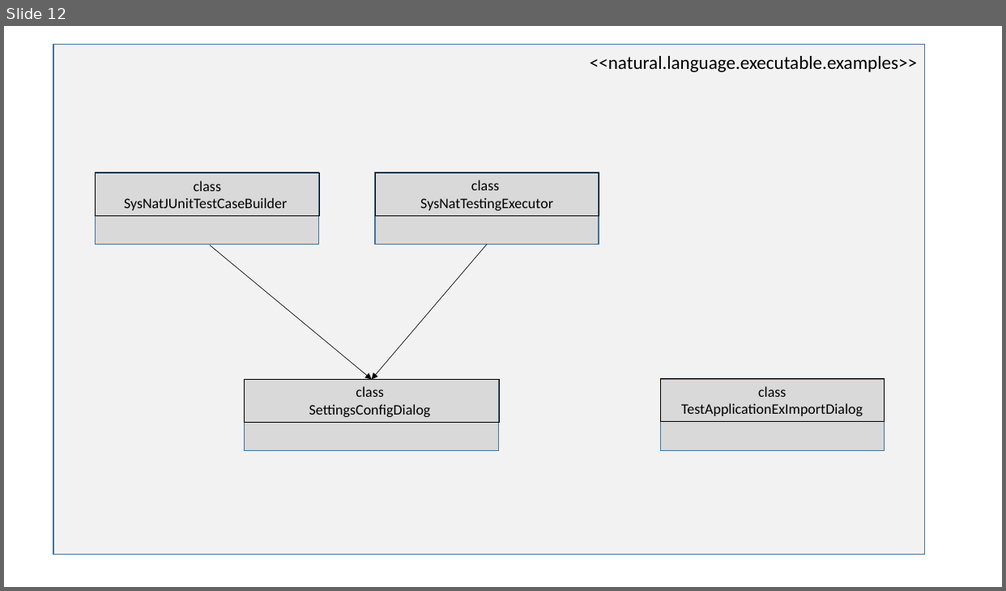
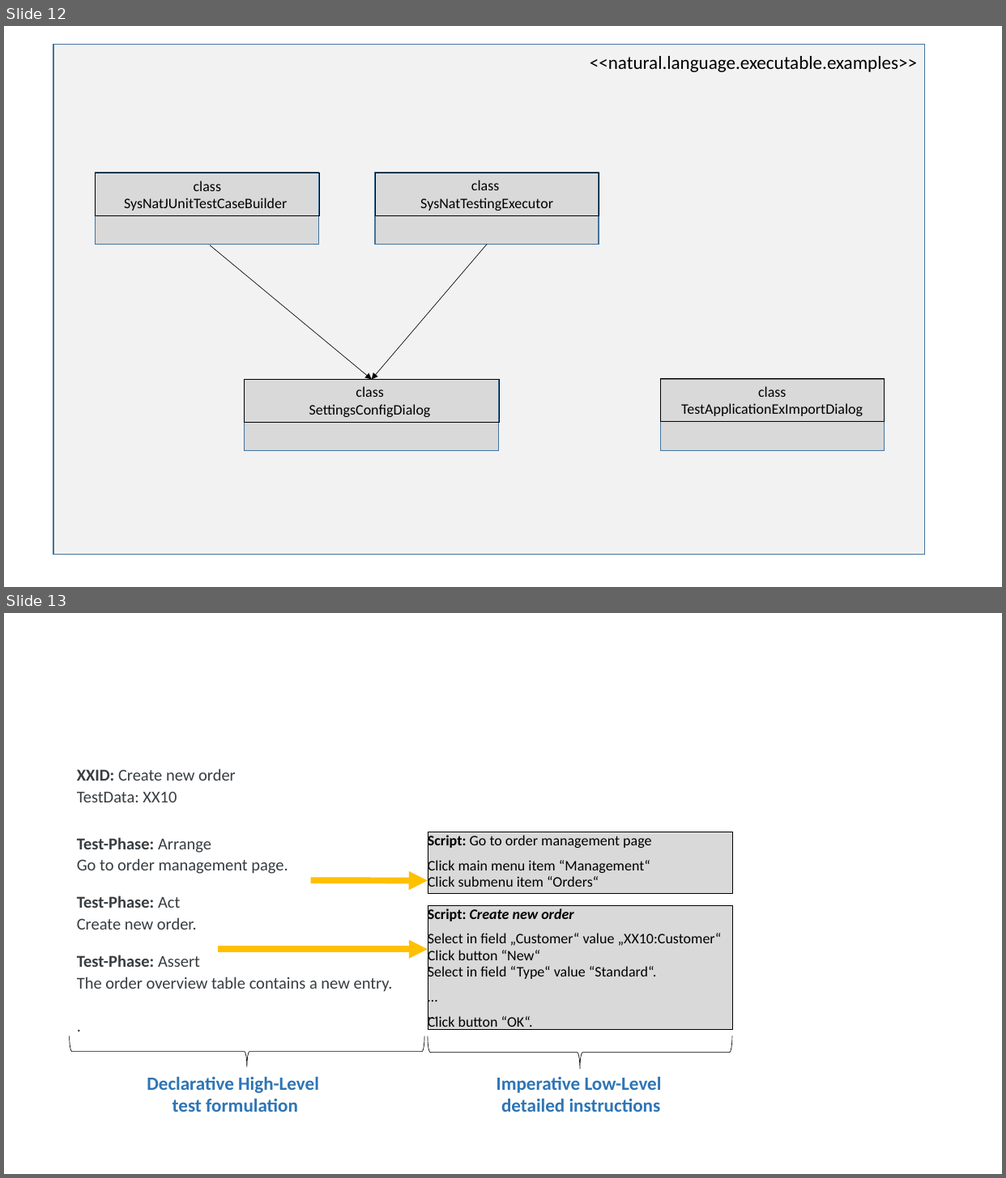
Before and after one commit to iks-gmbh-tools/SysNat, a slide deck: documentation/Figures.pptx. Shown one above the other, each under a label of ours: slide 12 before the commit, slides 12 and 13 after it. The pictures are 1006x591 and 1006x1178 pixels, drawn with LibreOffice and Linux fonts; fonts in the diff are those of the drawing. Boxes give left, top, right and bottom in pixels: in the first picture for what was removed or moved away, otherwise in the second. Text is boxed around its words. In the diff, an @@ line names an element or a change of style, - is before the commit and + after.

```diff
--- a/documentation/Figures.pptx
+++ b/documentation/Figures.pptx
@@ slide 13 added at <box>4,613,1002,1174</box>, background #FFFFFF @@
@@ text added at <box>77,769,393,992</box>, 16 pt, text #373D41 @@
+XXID: Create new order
+TestData: XX10
+Test-Phase: Arrange
+Go to order management page.
+Test-Phase: Act
+Create new order.
+Test-Phase: Assert
+The order overview table contains a new entry.
+.
@@ rectangle added at <box>428,833,732,894</box>, fill #D9D9D9, outline #000000 0.5 pt, 14 pt, text #000000 @@
+Script: Go to order management page
+Click main menu item “Management“
+Click submenu item “Orders“
@@ arrow added from (311, 880) to (428, 881), #FFC000 6 pt @@
@@ rectangle added at <box>428,906,732,1030</box>, fill #D9D9D9, outline #000000 0.5 pt, 14 pt, text #000000 @@
+Script: Create new order
+Select in field „Customer“ value „XX10:Customer“
+Click button “New“
+.
+Select in field “Type“ value “Standard“.
+…
+…
+Click button “OK“.
@@ arrow added from (218, 949) to (428, 949), #FFC000 6 pt @@
@@ left brace added at <box>70,1036,424,1067</box>, fill #FFFFFF, outline #000000 0.5 pt @@
@@ left brace added at <box>428,1037,732,1069</box>, fill #FFFFFF, outline #000000 0.5 pt @@
@@ text added at <box>147,1076,319,1112</box>, 18 pt, text #2E75B6, bold @@
+Declarative High-Level
+test formulation
@@ text added at <box>496,1076,662,1112</box>, 18 pt, text #2E75B6, bold @@
+Imperative Low-Level
+detailed instructions
```
Also in this commit, not shown: 3 other slides added, 4 other files.
